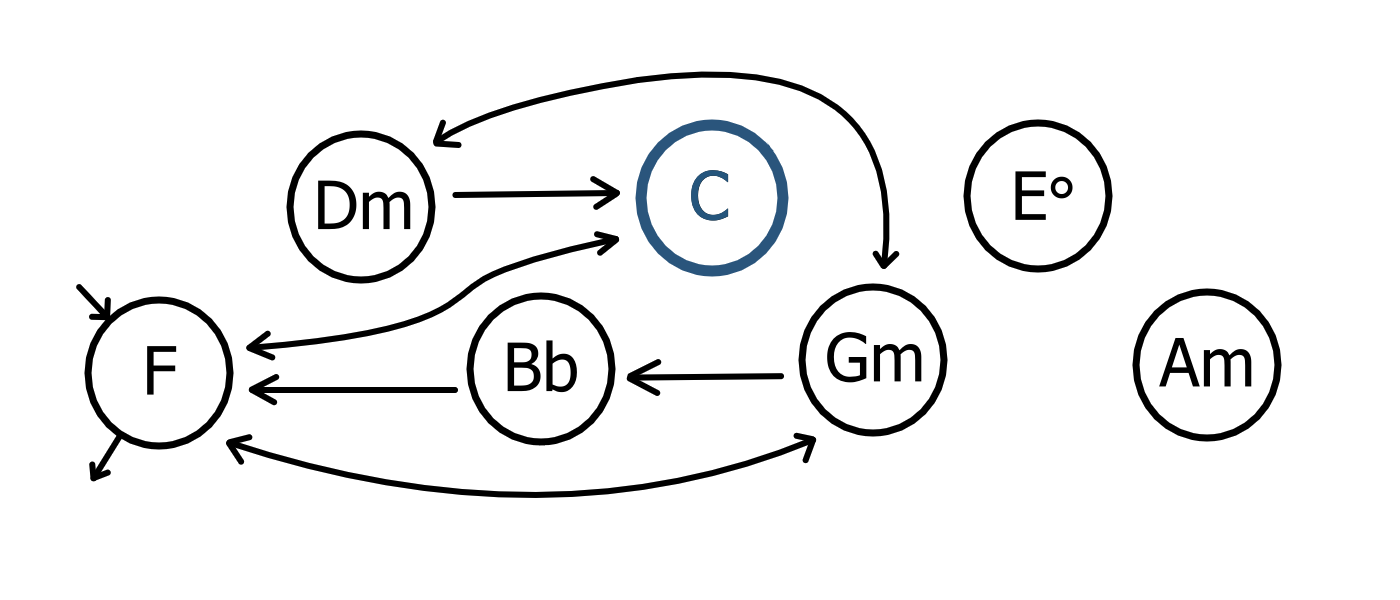
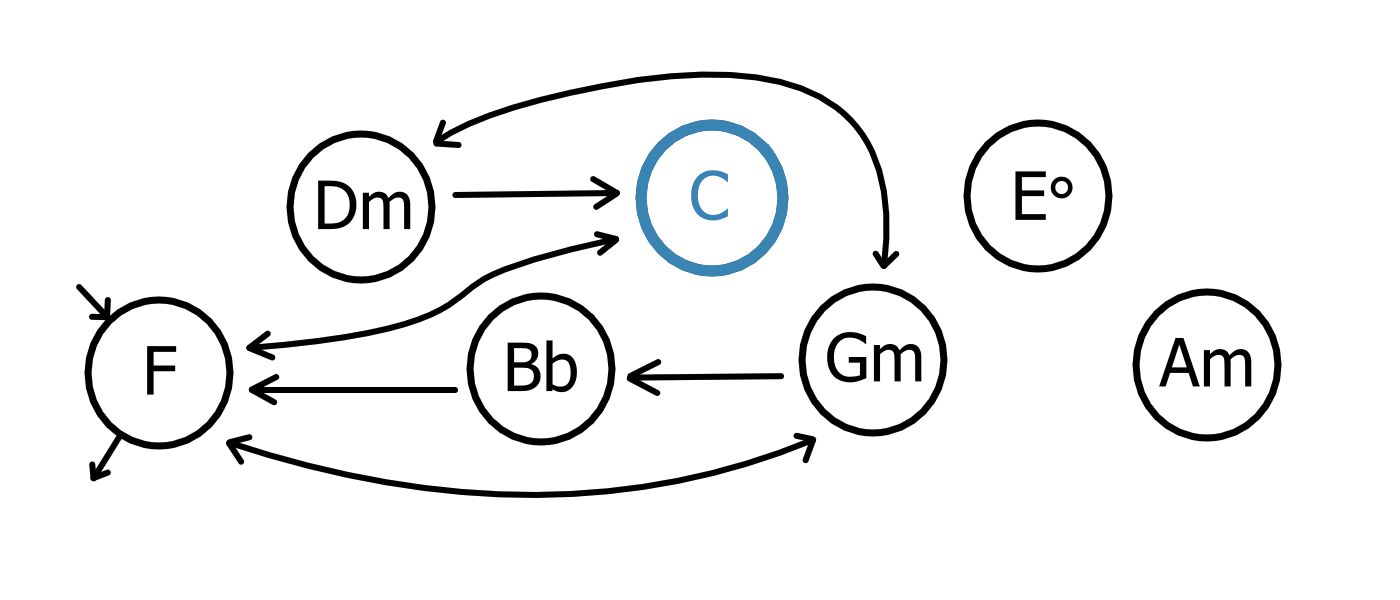
Two versions of the same layered image (1400 × 600). Layer-by-layer changes:
painted on "Ring" (3rd of 7, in "5" › "Unselected") over [704, 248, 771, 277]
painted on "Paint Layer 2" (4th of 7, in "4" › "Selected") over [635, 119, 789, 277]
hid group "Unselected" (4th of 7, in "4") (2 layers) over [635, 119, 789, 277]
painted on "Ring" (4th of 7, in "4" › "Unselected") over [635, 119, 789, 277]
painted on "Paint Layer 3" over [635, 119, 789, 277]
